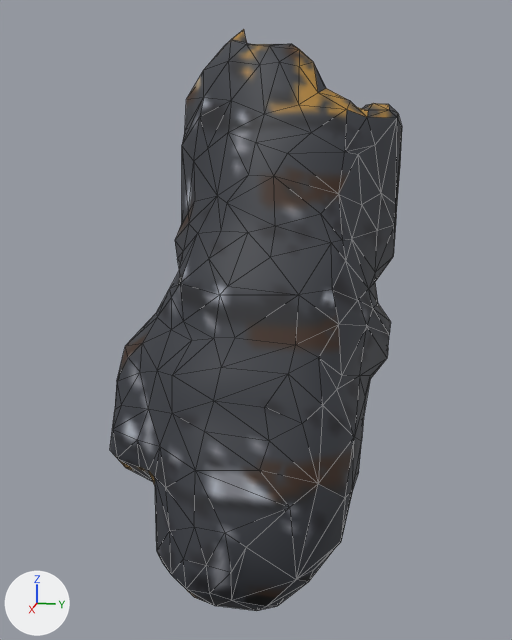
What one commit did to the glTF model www/proto3d/models/beth/equipment/fitted/darius/darius_plate_rare_glove_L_lod1.glb.
One viewpoint serves both versions: a 50 mm lens placed at (1.029, 0.045, 1.153), pointed at (0.41, -0.078, 0.998). Arrows for +X, +Y and +Z are at lower left; the lights stay in place. The older version comes first. Mesh edges are drawn as thin lines. Vertices at exactly the same position are counted once.

In view in the first picture: 'darius_plate_rare_glove_L_lod1'.
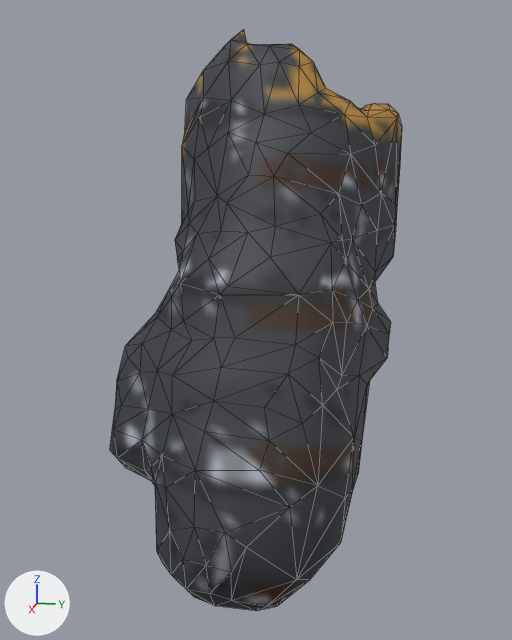
Pixel boxes (x1, y1, x2, y2) of what changed, in the pictures (512 x 640 px; the box of a moved part takes in the faces that stretch with it):
part 1 of me_darius_plate_rare_glove_l_hi_002, moved or reshaped: before (156, 43, 402, 606); after (156, 45, 402, 606)
part 2 of me_darius_plate_rare_glove_l_hi_002, moved or reshaped: before (182, 117, 217, 213); after (182, 118, 217, 213)
part 3 of me_darius_plate_rare_glove_l_hi_002, moved or reshaped: (113, 371, 213, 549) in both
part 4 of me_darius_plate_rare_glove_l_hi_002, surface changed: (116, 32, 402, 608) in both

Patch to the scene script:
```diff
--- a/www/proto3d/models/beth/equipment/fitted/darius/darius_plate_rare_glove_L_lod1.glb.py
+++ b/www/proto3d/models/beth/equipment/fitted/darius/darius_plate_rare_glove_L_lod1.glb.py
@@ me_darius_plate_rare_glove_l_hi_002 @@
 # used by ob_darius_plate_rare_glove_l_lod1; location = (0.0, 0.0, 0.0)
 # verts and faces of me_darius_plate_rare_glove_l_hi_002; kept vertices keep their numbers, new ones are numbered from 783
 # before: 223 (0.384, -0.142, 1.139) at pixel (193, 161)
-me_darius_plate_rare_glove_l_hi_002.from_pydata(...)  # 783 vertices, 1574 faces; spans x 0.259..0.554, y -0.204..0.045, z 0.772..1.256
+me_darius_plate_rare_glove_l_hi_002.from_pydata(...)  # 792 vertices, 1592 faces; spans x 0.259..0.554, y -0.204..0.045, z 0.772..1.256
+# me_darius_plate_rare_glove_l_hi_002 part 1
+# 39 vertices are removed from x 0.293..0.519, y -0.147..0.043, z 0.808..1.183
+# 191 faces are deleted
+# 9 vertices move from x 0.304..0.518, y -0.161..-0.007, z 0.895..1.242 to x 0.304..0.519, y -0.161..-0.007, z 0.894..1.241
+# 48 vertices are added at x 0.295..0.52, y -0.148..0.043, z 0.811..1.186
+# 209 new faces join them
+# me_darius_plate_rare_glove_l_hi_002 part 2
+verts[223] = (0.384, -0.142, 1.141)  # moved, pixel (194, 159)
+# me_darius_plate_rare_glove_l_hi_002 part 3
+# 6 vertices are removed from x 0.487..0.507, y -0.167..-0.13, z 0.869..0.94
+# 23 faces are deleted
+# 1 vertex moves from x 0.516, y -0.143, z 0.887 to x 0.522, y -0.14, z 0.884
+# 6 vertices are added at (0.489, -0.161, 0.878), (0.49, -0.162, 0.907), (0.503, -0.147, 0.872), (0.503, -0.15, 0.888), (0.505, -0.13, 0.939), (0.513, -0.137, 0.906)
+# 23 new faces join them
+# me_darius_plate_rare_glove_l_hi_002 part 4: 1100 kept faces spanning x 0.259..0.554, y -0.204..0.045, z 0.772..1.256 get new texture (UV) coordinates
+# other edits to the shape of me_darius_plate_rare_glove_l_hi_002 do not show in these pictures
 me_darius_plate_rare_glove_l_hi_002.materials.append(mat_darius_plate_rare_glove_l_mat)
```
